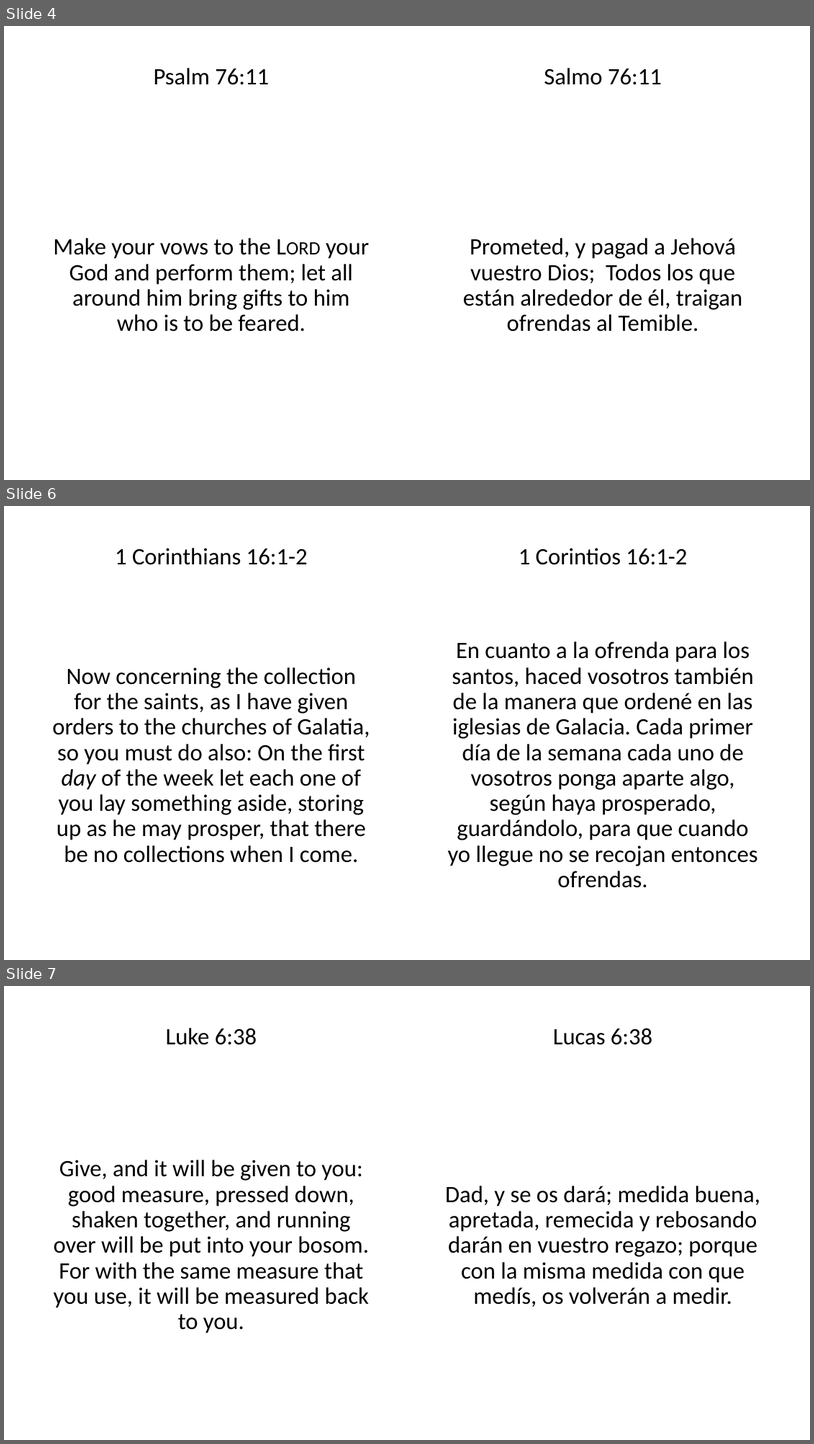
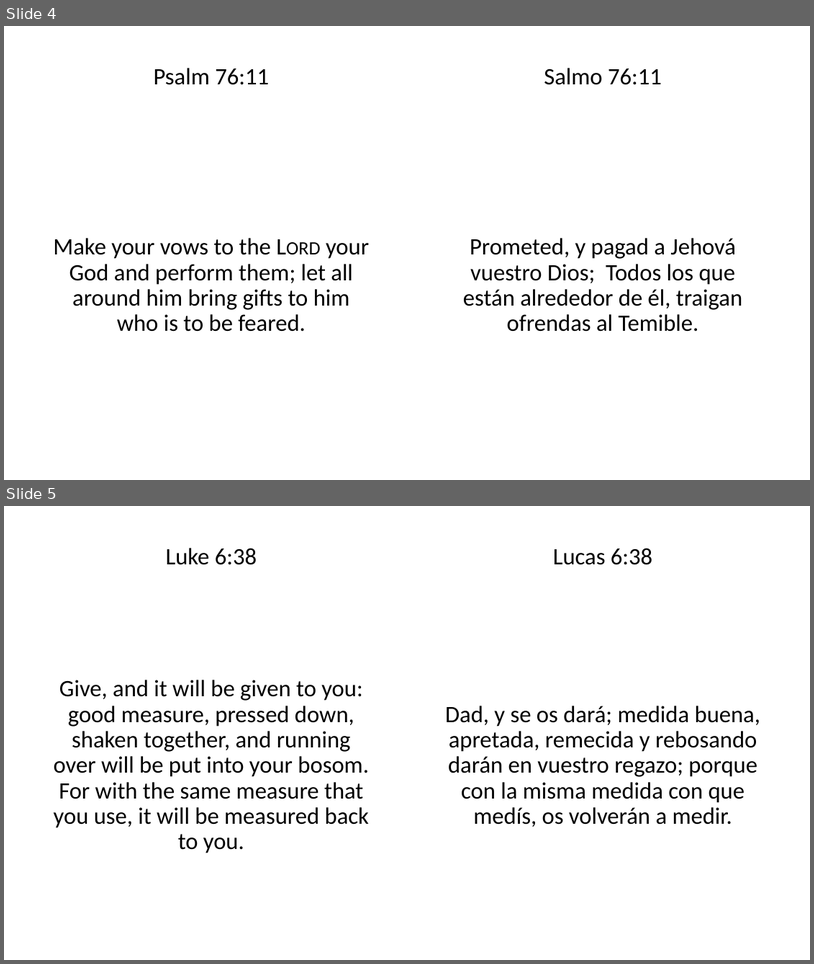
Before and after one commit to btmann/church-service-generator, a slide deck: assets/readings-collection.pptx. Shown one above the other, each under a label of ours: slides 4, 6 and 7 before the commit, slides 4 and 5 after it; the slides between them are not shown. The pictures are 814x1444 and 814x964 pixels, drawn with LibreOffice and Linux fonts; fonts in the diff are those of the drawing. Boxes give left, top, right and bottom in pixels: in the first picture for what was removed or moved away, otherwise in the second. Text is boxed around its words. In the diff, an @@ line names an element or a change of style, - is before the commit and + after.

```diff
--- a/assets/readings-collection.pptx
+++ b/assets/readings-collection.pptx
@@ slide 6 removed at [4, 506, 810, 960], background #FFFFFF @@
@@ text removed at [115, 548, 308, 565] @@
-1 Corinthians 16:1-2
@@ text removed at [519, 548, 687, 565] @@
-1 Corintios 16:1-2
@@ text removed at [448, 641, 759, 888] @@
-En cuanto a la ofrenda para los santos, haced vosotros también de la manera que ordené en las iglesias de Galacia. Cada primer día de la semana cada uno de vosotros ponga aparte algo, según haya prosperado, guardándolo, para que cuando yo llegue no se recojan entonces ofrendas.
@@ text removed at [52, 667, 370, 862] @@
-Now concerning the collection for the saints, as I have given orders to the churches of Galatia, so you must do also: On the first day of the week let each one of you lay something aside, storing up as he may prosper, that there be no collections when I come.
@@ what was slide 7 is now slide 5 @@
```
Also in this commit, not shown: 1 other slide removed, 4 other files.
